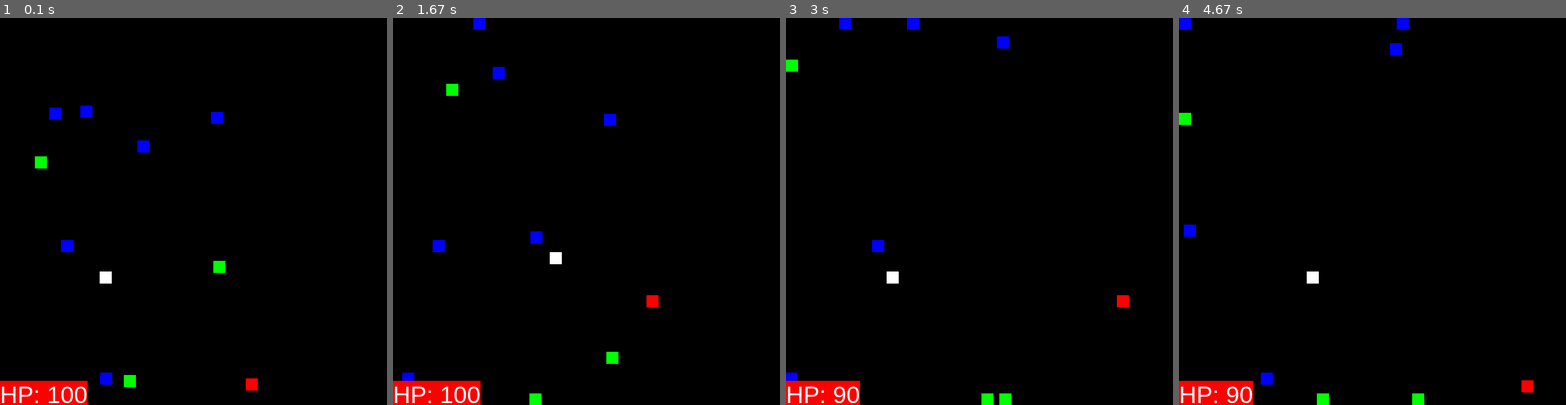
Above: before the commit, frames 1-4 (left to right).
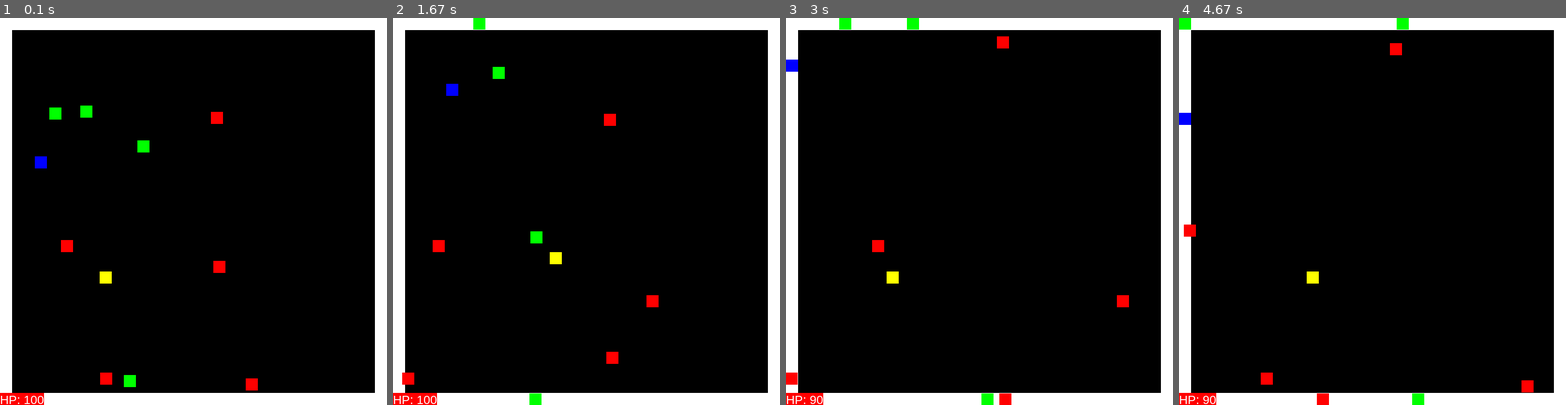
Above: after the commit, the same moments.

Repository: PerzotProgrammer/Pygame
Game: pygame game, started from Pacman/main.py
Same seed, same stepped clock (60 frames per second), same inputs: the game is played once before the commit and once after it.
Inputs:
- Up to frame 1 (0.1 s): no input
- Up to frame 2 (1.67 s): hold D 0.33-0.8 s; hold W 0.83-1.13 s; hold D 1.17-1.63 s
- Up to frame 3 (3 s): hold A 1.67-2.2 s; hold S 2.23-2.53 s; hold A 2.57-2.97 s
- Up to frame 4 (4.67 s): hold W 3-3.37 s; hold D 3.4-4.03 s; hold S 4.07-4.43 s; hold A from 4.47 s (still down)

The runs differ from the first frame. In frame 1, 13% of the frame differs, in the area x 0-100%, y 0-100%; in frame 2, 13%; in frame 3, 13%; in frame 4, 13%.

Commit message:
Przesłano prototyp mapy i lepszej detekcji kolizji

Diff:
--- a/Pacman/enemy.py
+++ b/Pacman/enemy.py
@@ -23,11 +23,12 @@
         self.rectSize = self.rect.size
         self.surf.fill(color)
 
-    def drawAndMove(self, screen, player):
+    def drawAndMove(self, screen, player, mapObj):
         screen.blit(self.surf, (self.posX, self.posY))
         if self.deltaTime():
             self.movementControls()
             self.collisionDetection(player)
+            # self.collisionWithMapDetection(mapObj)  # Na razie jest to zasobożerne
             self.timeToChangeDirection += 1
 
     def deltaTime(self):
@@ -59,6 +60,12 @@
             player.hp -= 1
             self.hp -= 1
 
+    def collisionWithMapDetection(self, mapObj):
+        for i in range(len(mapObj.colliders)):
+            if mapObj.colliders[i].colliderect(self.rect):
+                # print("Collision of bot")
+                pass  # Work in progress
+
     def checkIfDead(self) -> bool:
         if self.hp <= 0:
             return True
--- a/Pacman/globals.py
+++ b/Pacman/globals.py
@@ -1,5 +1,7 @@
 import pygame
 from sys import exit
+
+import map
 
 WINDOW_X = 800
 WINDOW_Y = 800
@@ -9,6 +11,7 @@
 COLOR_RED = "#FF0000"
 COLOR_GREEN = "#00FF00"
 COLOR_BLUE = "#0000FF"
+COLOR_YELLOW = "#FFFF00"
 
 
 def exitListener():
--- a/Pacman/main.py
+++ b/Pacman/main.py
@@ -5,6 +5,7 @@
 
 # Importy plików lokalnych
 import globals
+import map
 import player
 import enemy
 
@@ -15,7 +16,7 @@
         self.Colors = [globals.COLOR_BLACK, globals.COLOR_WHITE, globals.COLOR_RED, globals.COLOR_GREEN,
                        globals.COLOR_BLUE]
         self.clock = pygame.time.Clock()
-        self.font = pygame.font.SysFont("Arial", 50)
+        self.font = pygame.font.SysFont("Arial", 25)
         self.background = pygame.Surface((globals.WINDOW_X, globals.WINDOW_Y))
         self.background.fill(self.Colors[0])
         self.screen = pygame.display.set_mode((globals.WINDOW_X, globals.WINDOW_Y))
@@ -24,13 +25,14 @@
 
         # Obiekty gry
         self.playerObject = player.Player(randint(100, globals.WINDOW_X - 100), randint(100, globals.WINDOW_Y - 100))
+        self.mapObject = map.Map()
         self.Enemies = []
-        self.EnemiesColliders = []
         self.createEnemies(10)
 
     def drawGame(self):
         self.screen.blit(self.background, (0, 0))
-        self.playerObject.drawAndMove(self.screen)
+        self.mapObject.drawMap(self.screen)
+        self.playerObject.drawAndMove(self.screen, self.mapObject)
         self.drawEnemies()
         self.drawText()
 
@@ -38,18 +40,17 @@
         for i in range(numOfEnemies):
             color = randint(2, 4)
             self.Enemies.append(enemy.Enemy(self.Colors[color]))
-            self.EnemiesColliders.append(self.Enemies[i].rect)
 
     def drawEnemies(self):
         for enemyObject in self.Enemies:
             if enemyObject.checkIfDead():
                 del enemyObject
             else:
-                enemyObject.drawAndMove(self.screen, self.playerObject)
+                enemyObject.drawAndMove(self.screen, self.playerObject, self.mapObject)
 
     def drawText(self):
         hpText = self.font.render(f"HP: {self.playerObject.hp}", True, globals.COLOR_WHITE, globals.COLOR_RED)
-        self.screen.blit(hpText, (0, globals.WINDOW_Y - 50))
+        self.screen.blit(hpText, (0, globals.WINDOW_Y - 25))
 
     def mainLoop(self):
         while True:
--- /dev/null
+++ b/Pacman/map.py
@@ -0,0 +1,62 @@
+import pygame
+import globals
+
+# Plik zawierający mapę w formacie podobnym do CSV. Na razie trochę pusty
+
+lvlMap = [
+    [1, 1, 1, 1, 1, 1, 1, 1, 1, 1, 1, 1, 1, 1, 1, 1, 1, 1, 1, 1, 1, 1, 1, 1, 1, 1, 1, 1, 1, 1, 1, 1],
+    [1, 0, 0, 0, 0, 0, 0, 0, 0, 0, 0, 0, 0, 0, 0, 0, 0, 0, 0, 0, 0, 0, 0, 0, 0, 0, 0, 0, 0, 0, 0, 1],
+    [1, 0, 0, 0, 0, 0, 0, 0, 0, 0, 0, 0, 0, 0, 0, 0, 0, 0, 0, 0, 0, 0, 0, 0, 0, 0, 0, 0, 0, 0, 0, 1],
+    [1, 0, 0, 0, 0, 0, 0, 0, 0, 0, 0, 0, 0, 0, 0, 0, 0, 0, 0, 0, 0, 0, 0, 0, 0, 0, 0, 0, 0, 0, 0, 1],
+    [1, 0, 0, 0, 0, 0, 0, 0, 0, 0, 0, 0, 0, 0, 0, 0, 0, 0, 0, 0, 0, 0, 0, 0, 0, 0, 0, 0, 0, 0, 0, 1],
+    [1, 0, 0, 0, 0, 0, 0, 0, 0, 0, 0, 0, 0, 0, 0, 0, 0, 0, 0, 0, 0, 0, 0, 0, 0, 0, 0, 0, 0, 0, 0, 1],
+    [1, 0, 0, 0, 0, 0, 0, 0, 0, 0, 0, 0, 0, 0, 0, 0, 0, 0, 0, 0, 0, 0, 0, 0, 0, 0, 0, 0, 0, 0, 0, 1],
+    [1, 0, 0, 0, 0, 0, 0, 0, 0, 0, 0, 0, 0, 0, 0, 0, 0, 0, 0, 0, 0, 0, 0, 0, 0, 0, 0, 0, 0, 0, 0, 1],
+    [1, 0, 0, 0, 0, 0, 0, 0, 0, 0, 0, 0, 0, 0, 0, 0, 0, 0, 0, 0, 0, 0, 0, 0, 0, 0, 0, 0, 0, 0, 0, 1],
+    [1, 0, 0, 0, 0, 0, 0, 0, 0, 0, 0, 0, 0, 0, 0, 0, 0, 0, 0, 0, 0, 0, 0, 0, 0, 0, 0, 0, 0, 0, 0, 1],
+    [1, 0, 0, 0, 0, 0, 0, 0, 0, 0, 0, 0, 0, 0, 0, 0, 0, 0, 0, 0, 0, 0, 0, 0, 0, 0, 0, 0, 0, 0, 0, 1],
+    [1, 0, 0, 0, 0, 0, 0, 0, 0, 0, 0, 0, 0, 0, 0, 0, 0, 0, 0, 0, 0, 0, 0, 0, 0, 0, 0, 0, 0, 0, 0, 1],
+    [1, 0, 0, 0, 0, 0, 0, 0, 0, 0, 0, 0, 0, 0, 0, 0, 0, 0, 0, 0, 0, 0, 0, 0, 0, 0, 0, 0, 0, 0, 0, 1],
+    [1, 0, 0, 0, 0, 0, 0, 0, 0, 0, 0, 0, 0, 0, 0, 0, 0, 0, 0, 0, 0, 0, 0, 0, 0, 0, 0, 0, 0, 0, 0, 1],
+    [1, 0, 0, 0, 0, 0, 0, 0, 0, 0, 0, 0, 0, 0, 0, 0, 0, 0, 0, 0, 0, 0, 0, 0, 0, 0, 0, 0, 0, 0, 0, 1],
+    [1, 0, 0, 0, 0, 0, 0, 0, 0, 0, 0, 0, 0, 0, 0, 0, 0, 0, 0, 0, 0, 0, 0, 0, 0, 0, 0, 0, 0, 0, 0, 1],
+    [1, 0, 0, 0, 0, 0, 0, 0, 0, 0, 0, 0, 0, 0, 0, 0, 0, 0, 0, 0, 0, 0, 0, 0, 0, 0, 0, 0, 0, 0, 0, 1],
+    [1, 0, 0, 0, 0, 0, 0, 0, 0, 0, 0, 0, 0, 0, 0, 0, 0, 0, 0, 0, 0, 0, 0, 0, 0, 0, 0, 0, 0, 0, 0, 1],
+    [1, 0, 0, 0, 0, 0, 0, 0, 0, 0, 0, 0, 0, 0, 0, 0, 0, 0, 0, 0, 0, 0, 0, 0, 0, 0, 0, 0, 0, 0, 0, 1],
+    [1, 0, 0, 0, 0, 0, 0, 0, 0, 0, 0, 0, 0, 0, 0, 0, 0, 0, 0, 0, 0, 0, 0, 0, 0, 0, 0, 0, 0, 0, 0, 1],
+    [1, 0, 0, 0, 0, 0, 0, 0, 0, 0, 0, 0, 0, 0, 0, 0, 0, 0, 0, 0, 0, 0, 0, 0, 0, 0, 0, 0, 0, 0, 0, 1],
+    [1, 0, 0, 0, 0, 0, 0, 0, 0, 0, 0, 0, 0, 0, 0, 0, 0, 0, 0, 0, 0, 0, 0, 0, 0, 0, 0, 0, 0, 0, 0, 1],
+    [1, 0, 0, 0, 0, 0, 0, 0, 0, 0, 0, 0, 0, 0, 0, 0, 0, 0, 0, 0, 0, 0, 0, 0, 0, 0, 0, 0, 0, 0, 0, 1],
+    [1, 0, 0, 0, 0, 0, 0, 0, 0, 0, 0, 0, 0, 0, 0, 0, 0, 0, 0, 0, 0, 0, 0, 0, 0, 0, 0, 0, 0, 0, 0, 1],
+    [1, 0, 0, 0, 0, 0, 0, 0, 0, 0, 0, 0, 0, 0, 0, 0, 0, 0, 0, 0, 0, 0, 0, 0, 0, 0, 0, 0, 0, 0, 0, 1],
+    [1, 0, 0, 0, 0, 0, 0, 0, 0, 0, 0, 0, 0, 0, 0, 0, 0, 0, 0, 0, 0, 0, 0, 0, 0, 0, 0, 0, 0, 0, 0, 1],
+    [1, 0, 0, 0, 0, 0, 0, 0, 0, 0, 0, 0, 0, 0, 0, 0, 0, 0, 0, 0, 0, 0, 0, 0, 0, 0, 0, 0, 0, 0, 0, 1],
+    [1, 0, 0, 0, 0, 0, 0, 0, 0, 0, 0, 0, 0, 0, 0, 0, 0, 0, 0, 0, 0, 0, 0, 0, 0, 0, 0, 0, 0, 0, 0, 1],
+    [1, 0, 0, 0, 0, 0, 0, 0, 0, 0, 0, 0, 0, 0, 0, 0, 0, 0, 0, 0, 0, 0, 0, 0, 0, 0, 0, 0, 0, 0, 0, 1],
+    [1, 0, 0, 0, 0, 0, 0, 0, 0, 0, 0, 0, 0, 0, 0, 0, 0, 0, 0, 0, 0, 0, 0, 0, 0, 0, 0, 0, 0, 0, 0, 1],
+    [1, 0, 0, 0, 0, 0, 0, 0, 0, 0, 0, 0, 0, 0, 0, 0, 0, 0, 0, 0, 0, 0, 0, 0, 0, 0, 0, 0, 0, 0, 0, 1],
+    [1, 1, 1, 1, 1, 1, 1, 1, 1, 1, 1, 1, 1, 1, 1, 1, 1, 1, 1, 1, 1, 1, 1, 1, 1, 1, 1, 1, 1, 1, 1, 1]
+]
+
+
+class Map:
+
+    def __init__(self):
+        pygame.init()
+        self.colliders = []
+
+    def drawMap(self, screen):
+        debugSize = 25
+        posX = 0
+        posY = 0
+        for i in range(len(lvlMap)):
+            for j in range(len(lvlMap[i])):
+                if lvlMap[i][j] == 1:
+                    surf = pygame.Surface((debugSize, debugSize))
+                    rect = surf.get_rect(topleft=(posX, posY))
+                    self.colliders.append(rect)
+                    surf.fill(globals.COLOR_WHITE)
+                    screen.blit(surf, (posX, posY))
+                posX += debugSize
+            posY += debugSize
+            posX = 0
--- a/Pacman/player.py
+++ b/Pacman/player.py
@@ -19,12 +19,13 @@
         self.surf = pygame.Surface((self.debugSize, self.debugSize))
         self.rect = self.surf.get_rect(topleft=(self.posX, self.posY))
         self.rectSize = self.rect.size
-        self.surf.fill(globals.COLOR_WHITE)
+        self.surf.fill(globals.COLOR_YELLOW)
 
-    def drawAndMove(self, screen):
+    def drawAndMove(self, screen, mapObj):
         screen.blit(self.surf, (self.posX, self.posY))
         if self.deltaTime():
             self.movementControls()
+            self.collisionWithMapDetection(mapObj)
 
     def deltaTime(self):
         ticks = pygame.time.get_ticks()
@@ -57,3 +58,9 @@
         if self.direction == 3 and self.posX < globals.WINDOW_X - self.rectSize[0]:
             self.posX += self.speed
             self.rect.x += self.speed
+
+    def collisionWithMapDetection(self, mapObj):
+        for i in range(len(mapObj.colliders)):
+            if mapObj.colliders[i].colliderect(self.rect):
+                # print("Collision")
+                pass  # Work in progress
